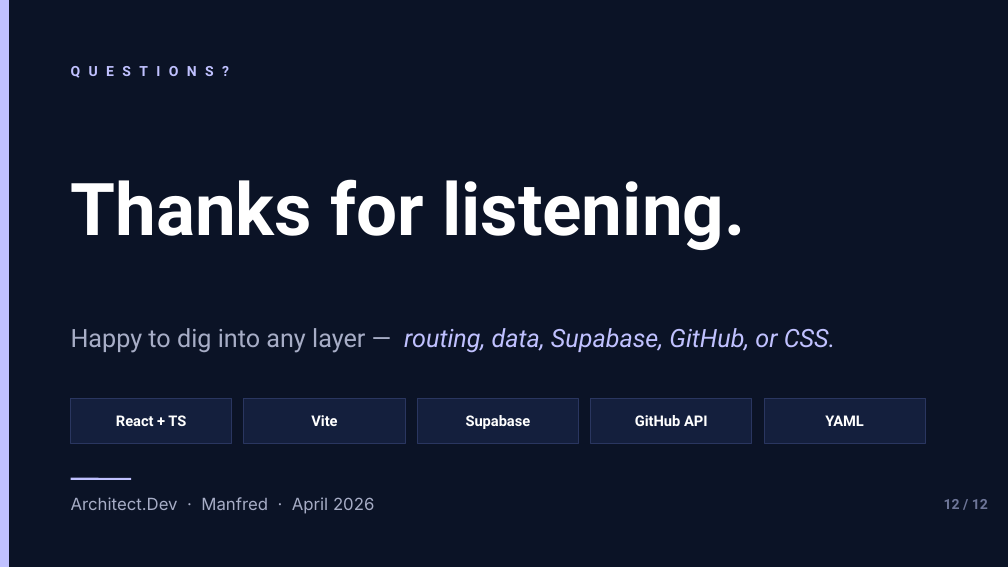
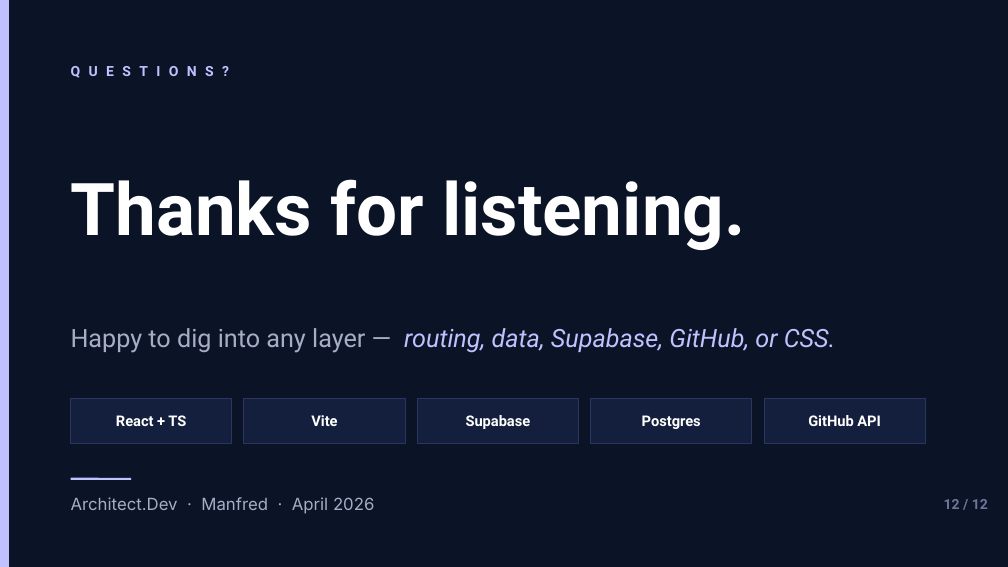
Before and after one commit to gusbo9233/gusbo9233.portfolio.io, a slide deck: slide 12 of Architect-Dev-Presentation.pptx. Drawn at 1008x567 pixels with LibreOffice and Linux fonts; fonts in the diff are those of the drawing. Boxes give left, top, right and bottom in pixels: in the first picture for what was removed or moved away, otherwise in the second. Text is boxed around its words. In the diff, an @@ line names an element or a change of style, - is before the commit and + after.

```diff
--- a/Architect-Dev-Presentation.pptx
+++ b/Architect-Dev-Presentation.pptx
@@ text at (642,415,701,429): text changed @@
-GitHub API
+Postgres
@@ text at (808,415,881,426): text changed @@
-YAML
+GitHub API
```
Also in this commit, not shown: 8 other slides changed, 1 slide added, 1 slide removed, 8 other files.
